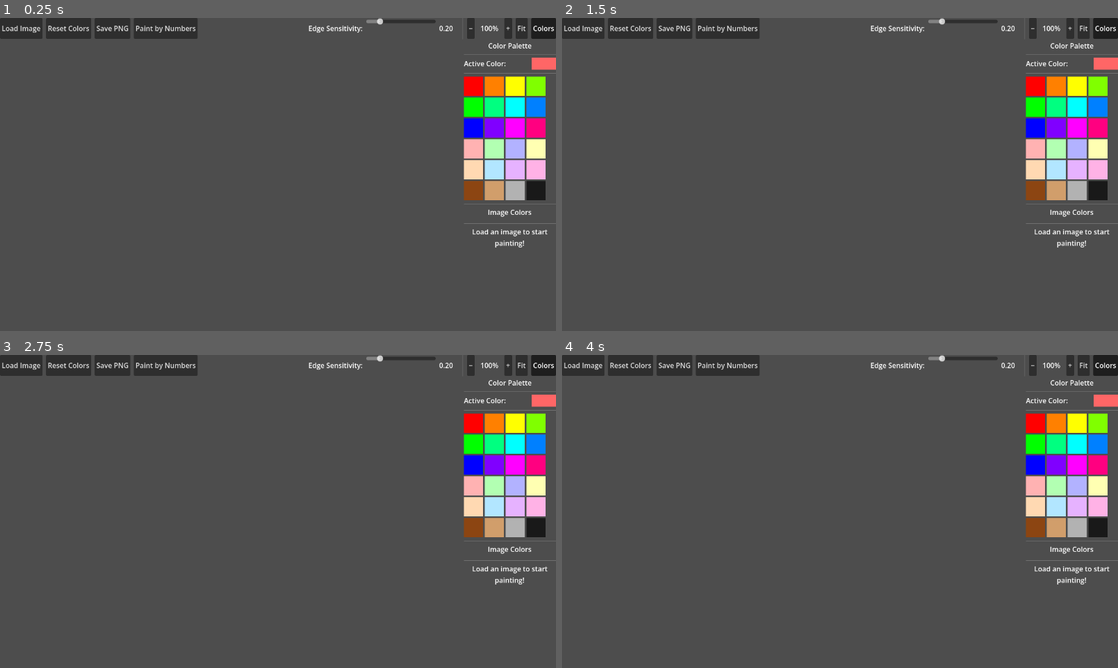
Above: before the commit, frames 1-4 (two rows, left to right).
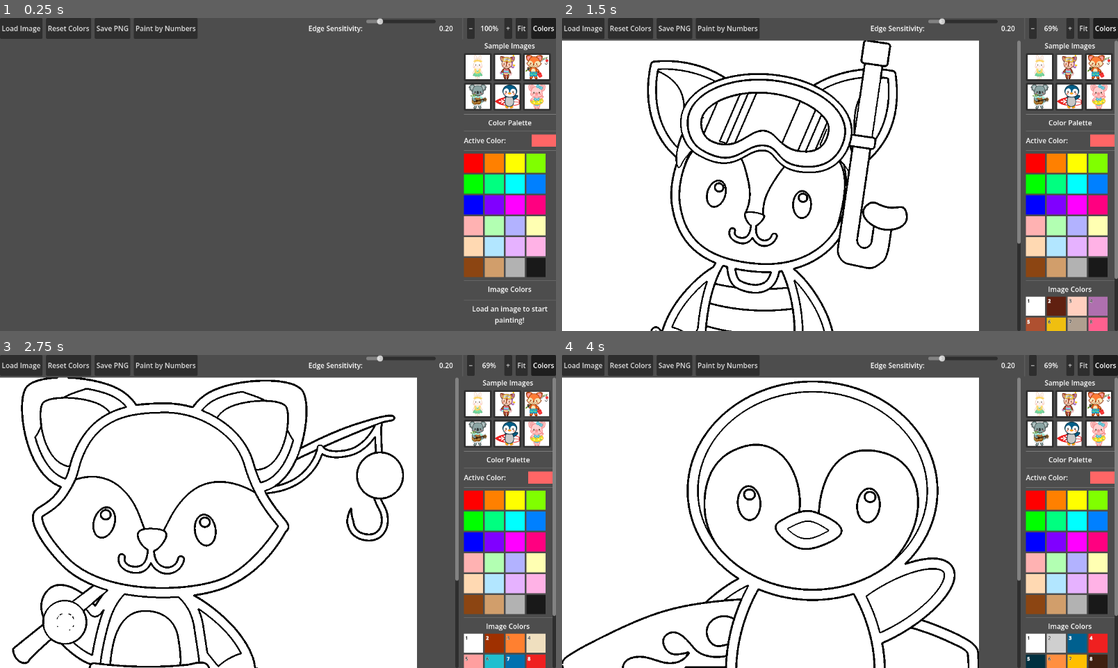
Above: after the commit, the same moments.

Repository: Tibbarerew/Godot-Kawaii-Art
Game: Godot game, scene res://Scenes/Main.tscn
Same seed, same stepped clock (60 frames per second), same inputs: the game is played once before the commit and once after it.
Inputs (mouse positions are in pixels of both pictures, inside the frame that each line leads up to):
- Up to frame 1 (0.25 s): no input
- Up to frame 2 (1.5 s): click (1040, 68) at 0.52 s; click (1067, 68) at 1.27 s
- Up to frame 3 (2.75 s): click (539, 405) at 2.02 s
- Up to frame 4 (4 s): click (1040, 433) at 2.77 s; click (1067, 433) at 3.52 s

The runs differ from the first frame. In frame 1, 10% of the frame differs, in the area x 83-100%, y 8-98%; in frame 2, 82%; in frame 3, 82%; in frame 4, 82%, in the area x 0-100%, y 2-100%.

Commit message:
Add built-in sample images and flatten transparent backgrounds
- Six kawaii animal images (bunny, deer, fox, koala, penguin, pig) shown
  as thumbnail buttons in the right panel for one-tap loading
- _flatten_alpha() composites any transparent pixels onto white before
  processing, so outlines render cleanly regardless of source image
- Applied to both built-in and user-loaded images

Co-Authored-By: Claude Sonnet 4.6 <noreply@anthropic.com>

Diff:
--- a/Scripts/Main.gd
+++ b/Scripts/Main.gd
@@ -1,4 +1,13 @@
 extends Control
+
+const BUILTIN_IMAGES: Array[String] = [
+	"res://Assets/bunny.png",
+	"res://Assets/deer.png",
+	"res://Assets/fox.png",
+	"res://Assets/koala.png",
+	"res://Assets/penguin.png",
+	"res://Assets/pig.png",
+]
 
 const PALETTE_COLORS: Array[Color] = [
 	Color(1, 0, 0), Color(1, 0.5, 0), Color(1, 1, 0), Color(0.5, 1, 0),
@@ -148,6 +157,34 @@
 	right.add_theme_constant_override("separation", 6)
 	right_scroll_panel.add_child(right)
 
+	var samples_title := Label.new()
+	samples_title.text = "Sample Images"
+	samples_title.horizontal_alignment = HORIZONTAL_ALIGNMENT_CENTER
+	right.add_child(samples_title)
+
+	var samples_grid := GridContainer.new()
+	samples_grid.columns = 3
+	samples_grid.add_theme_constant_override("h_separation", 4)
+	samples_grid.add_theme_constant_override("v_separation", 4)
+	right.add_child(samples_grid)
+	for img_path: String in BUILTIN_IMAGES:
+		var res := load(img_path) as Texture2D
+		if res == null:
+			continue
+		var thumb: Image = res.get_image().duplicate()
+		if thumb.is_compressed():
+			thumb.decompress()
+		_flatten_alpha(thumb)
+		thumb.resize(56, 56, Image.INTERPOLATE_LANCZOS)
+		var btn := Button.new()
+		btn.icon = ImageTexture.create_from_image(thumb)
+		btn.custom_minimum_size = Vector2(64, 64)
+		btn.tooltip_text = img_path.get_file().get_basename()
+		btn.pressed.connect(_load_builtin.bind(img_path))
+		samples_grid.add_child(btn)
+
+	right.add_child(HSeparator.new())
+
 	var palette_title := Label.new()
 	palette_title.text = "Color Palette"
 	palette_title.horizontal_alignment = HORIZONTAL_ALIGNMENT_CENTER
@@ -259,6 +296,7 @@
 	if img == null:
 		status_label.text = "Failed to load: " + path.get_file()
 		return
+	_flatten_alpha(img)
 	canvas_image = img
 	_apply_coloring_book_style()
 	var colors: Array[Color] = _extract_image_colors(canvas_image)
@@ -277,6 +315,42 @@
 		status_label.text = "Saved to:\n" + path.get_file()
 	else:
 		status_label.text = "Save failed (error %d)" % err
+
+func _load_builtin(path: String) -> void:
+	var res := load(path) as Texture2D
+	if res == null:
+		status_label.text = "Failed to load built-in image."
+		return
+	var img: Image = res.get_image().duplicate()
+	if img.is_compressed():
+		img.decompress()
+	_flatten_alpha(img)
+	canvas_image = img
+	_apply_coloring_book_style()
+	var colors: Array[Color] = _extract_image_colors(canvas_image)
+	_populate_image_palette(colors)
+	pbn_regions.clear()
+	call_deferred("_fit_image_to_view")
+	if pbn_active:
+		call_deferred("_build_pbn_overlay")
+	status_label.text = path.get_file().get_basename() + " — tap to paint!"
+
+func _flatten_alpha(img: Image) -> void:
+	if img.is_compressed():
+		img.decompress()
+	img.convert(Image.FORMAT_RGBA8)
+	var w: int = img.get_width()
+	var h: int = img.get_height()
+	for y in h:
+		for x in w:
+			var c: Color = img.get_pixel(x, y)
+			if c.a < 1.0:
+				img.set_pixel(x, y, Color(
+					c.r * c.a + (1.0 - c.a),
+					c.g * c.a + (1.0 - c.a),
+					c.b * c.a + (1.0 - c.a),
+					1.0
+				))
 
 func _apply_coloring_book_style() -> void:
 	if canvas_image == null:
Binary file added: Assets/KI_LOGO_PNG (1).png
Binary file added: Assets/bunny.png
Binary file added: Assets/deer.png
Binary file added: Assets/fox.png
Binary file added: Assets/koala.png
Binary file added: Assets/penguin.png
Binary file added: Assets/pig.png
